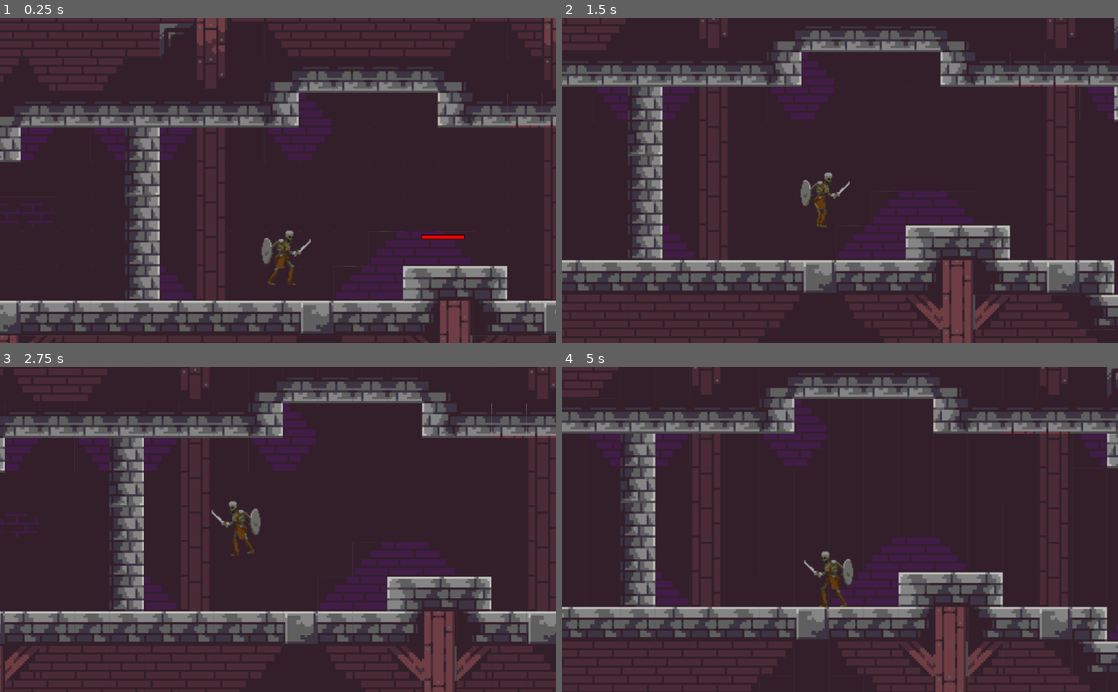
Above: before the commit, frames 1-4 (two rows, left to right).
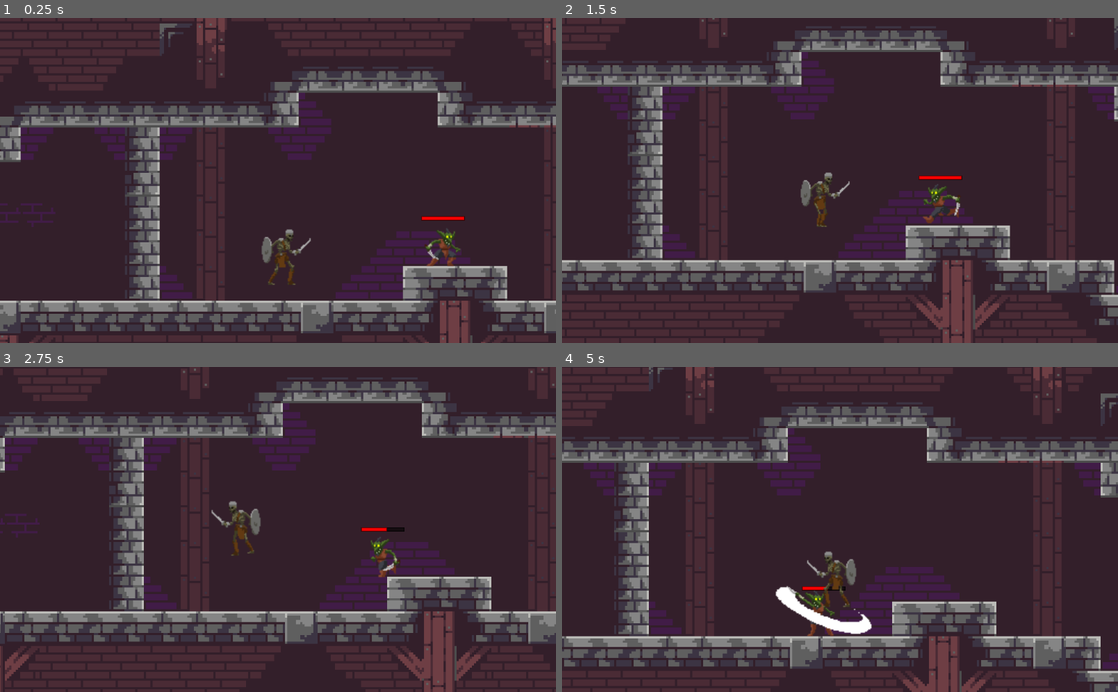
Above: after the commit, the same moments.

Repository: marcotmotta/rpg-godot
Game: Godot game, scene res://Map1.tscn
The game is run twice, just before and just after one commit, with the same random seed, the same clock (stepped at 60 frames per second) and the same inputs.
Inputs:
- Up to frame 1 (0.25 s): no input
- Up to frame 2 (1.5 s): hold D (right) from 0.53 s (still down); tap Space (attack) at 0.6 s; tap Up (up) at 0.77, 0.8, 1.07, 1.35 s
- Up to frame 3 (2.75 s): tap Up (up) at 1.52, 1.82, 2.3 s; tap Space (attack) at 1.55, 2.1 s; release D (right) at 2.03 s; hold A (left) from 2.03 s (still down)
- Up to frame 4 (5 s): release A (left) at 2.78 s; hold D (right) 2.78-4.28 s; tap Space (attack) at 2.85, 4.35 s; tap Up (up) at 3.02, 3.32, 3.6, 3.77, 4.07, 4.52, 4.82 s; hold A (left) from 4.28 s (still down)

The runs differ from the first frame. In frame 1, 0.8% of the frame differs, in the area x 0-100%, y 8-88%; in frame 2, 0.4%; in frame 3, 0.5%; in frame 4, 36%, in the area x 0-100%, y 0-100%.

Commit message:
solved enemy attack bug

Diff:
--- a/RPG/EnemyGoblin.tscn
+++ b/RPG/EnemyGoblin.tscn
@@ -27,194 +27,164 @@
 atlas = ExtResource( 1 )
 region = Rect2( 450, 0, 150, 150 )
 
+[sub_resource type="AtlasTexture" id=27]
+flags = 4
+atlas = ExtResource( 3 )
+region = Rect2( 0, 0, 150, 150 )
+
+[sub_resource type="AtlasTexture" id=28]
+flags = 4
+atlas = ExtResource( 3 )
+region = Rect2( 150, 0, 150, 150 )
+
+[sub_resource type="AtlasTexture" id=29]
+flags = 4
+atlas = ExtResource( 3 )
+region = Rect2( 300, 0, 150, 150 )
+
+[sub_resource type="AtlasTexture" id=30]
+flags = 4
+atlas = ExtResource( 3 )
+region = Rect2( 450, 0, 150, 150 )
+
+[sub_resource type="AtlasTexture" id=31]
+flags = 4
+atlas = ExtResource( 3 )
+region = Rect2( 600, 0, 150, 150 )
+
+[sub_resource type="AtlasTexture" id=32]
+flags = 4
+atlas = ExtResource( 3 )
+region = Rect2( 750, 0, 150, 150 )
+
+[sub_resource type="AtlasTexture" id=33]
+flags = 4
+atlas = ExtResource( 3 )
+region = Rect2( 900, 0, 150, 150 )
+
+[sub_resource type="AtlasTexture" id=34]
+flags = 4
+atlas = ExtResource( 3 )
+region = Rect2( 1050, 0, 150, 150 )
+
+[sub_resource type="AtlasTexture" id=19]
+flags = 4
+atlas = ExtResource( 5 )
+region = Rect2( 0, 0, 150, 150 )
+
+[sub_resource type="AtlasTexture" id=20]
+flags = 4
+atlas = ExtResource( 5 )
+region = Rect2( 150, 0, 150, 150 )
+
+[sub_resource type="AtlasTexture" id=21]
+flags = 4
+atlas = ExtResource( 5 )
+region = Rect2( 300, 0, 150, 150 )
+
+[sub_resource type="AtlasTexture" id=22]
+flags = 4
+atlas = ExtResource( 5 )
+region = Rect2( 450, 0, 150, 150 )
+
+[sub_resource type="AtlasTexture" id=23]
+flags = 4
+atlas = ExtResource( 4 )
+region = Rect2( 0, 0, 150, 150 )
+
+[sub_resource type="AtlasTexture" id=24]
+flags = 4
+atlas = ExtResource( 4 )
+region = Rect2( 150, 0, 150, 150 )
+
+[sub_resource type="AtlasTexture" id=25]
+flags = 4
+atlas = ExtResource( 4 )
+region = Rect2( 300, 0, 150, 150 )
+
 [sub_resource type="AtlasTexture" id=26]
 flags = 4
+atlas = ExtResource( 4 )
+region = Rect2( 450, 0, 150, 150 )
+
+[sub_resource type="AtlasTexture" id=5]
+flags = 4
 atlas = ExtResource( 6 )
 region = Rect2( 900, 0, 150, 150 )
 
-[sub_resource type="AtlasTexture" id=27]
+[sub_resource type="AtlasTexture" id=6]
 flags = 4
 atlas = ExtResource( 6 )
 region = Rect2( 1050, 0, 150, 150 )
 
-[sub_resource type="AtlasTexture" id=5]
-flags = 4
-atlas = ExtResource( 3 )
-region = Rect2( 0, 0, 150, 150 )
-
-[sub_resource type="AtlasTexture" id=6]
-flags = 4
-atlas = ExtResource( 3 )
-region = Rect2( 150, 0, 150, 150 )
-
 [sub_resource type="AtlasTexture" id=7]
 flags = 4
-atlas = ExtResource( 3 )
-region = Rect2( 300, 0, 150, 150 )
+atlas = ExtResource( 6 )
+region = Rect2( 0, 0, 150, 150 )
 
 [sub_resource type="AtlasTexture" id=8]
 flags = 4
-atlas = ExtResource( 3 )
-region = Rect2( 450, 0, 150, 150 )
+atlas = ExtResource( 6 )
+region = Rect2( 150, 0, 150, 150 )
 
 [sub_resource type="AtlasTexture" id=9]
 flags = 4
-atlas = ExtResource( 3 )
+atlas = ExtResource( 6 )
+region = Rect2( 300, 0, 150, 150 )
+
+[sub_resource type="AtlasTexture" id=10]
+flags = 4
+atlas = ExtResource( 6 )
+region = Rect2( 450, 0, 150, 150 )
+
+[sub_resource type="AtlasTexture" id=11]
+flags = 4
+atlas = ExtResource( 6 )
 region = Rect2( 600, 0, 150, 150 )
 
-[sub_resource type="AtlasTexture" id=10]
-flags = 4
-atlas = ExtResource( 3 )
+[sub_resource type="AtlasTexture" id=12]
+flags = 4
+atlas = ExtResource( 6 )
 region = Rect2( 750, 0, 150, 150 )
 
-[sub_resource type="AtlasTexture" id=11]
-flags = 4
-atlas = ExtResource( 3 )
-region = Rect2( 900, 0, 150, 150 )
-
-[sub_resource type="AtlasTexture" id=12]
-flags = 4
-atlas = ExtResource( 3 )
-region = Rect2( 1050, 0, 150, 150 )
-
-[sub_resource type="AtlasTexture" id=34]
-flags = 4
-atlas = ExtResource( 6 )
-region = Rect2( 0, 0, 150, 150 )
-
-[sub_resource type="AtlasTexture" id=35]
-flags = 4
-atlas = ExtResource( 6 )
-region = Rect2( 150, 0, 150, 150 )
-
-[sub_resource type="AtlasTexture" id=36]
-flags = 4
-atlas = ExtResource( 6 )
-region = Rect2( 300, 0, 150, 150 )
-
-[sub_resource type="AtlasTexture" id=37]
-flags = 4
-atlas = ExtResource( 6 )
-region = Rect2( 450, 0, 150, 150 )
-
-[sub_resource type="AtlasTexture" id=38]
-flags = 4
-atlas = ExtResource( 6 )
-region = Rect2( 600, 0, 150, 150 )
-
-[sub_resource type="AtlasTexture" id=39]
-flags = 4
-atlas = ExtResource( 6 )
-region = Rect2( 750, 0, 150, 150 )
-
-[sub_resource type="AtlasTexture" id=13]
-flags = 4
-atlas = ExtResource( 6 )
-region = Rect2( 0, 0, 150, 150 )
-
-[sub_resource type="AtlasTexture" id=14]
-flags = 4
-atlas = ExtResource( 6 )
-region = Rect2( 150, 0, 150, 150 )
-
-[sub_resource type="AtlasTexture" id=15]
-flags = 4
-atlas = ExtResource( 6 )
-region = Rect2( 300, 0, 150, 150 )
-
-[sub_resource type="AtlasTexture" id=16]
-flags = 4
-atlas = ExtResource( 6 )
-region = Rect2( 750, 0, 150, 150 )
-
-[sub_resource type="AtlasTexture" id=17]
-flags = 4
-atlas = ExtResource( 6 )
-region = Rect2( 900, 0, 150, 150 )
-
-[sub_resource type="AtlasTexture" id=18]
-flags = 4
-atlas = ExtResource( 5 )
-region = Rect2( 0, 0, 150, 150 )
-
-[sub_resource type="AtlasTexture" id=19]
-flags = 4
-atlas = ExtResource( 5 )
-region = Rect2( 150, 0, 150, 150 )
-
-[sub_resource type="AtlasTexture" id=20]
-flags = 4
-atlas = ExtResource( 5 )
-region = Rect2( 300, 0, 150, 150 )
-
-[sub_resource type="AtlasTexture" id=21]
-flags = 4
-atlas = ExtResource( 5 )
-region = Rect2( 450, 0, 150, 150 )
-
-[sub_resource type="AtlasTexture" id=22]
-flags = 4
-atlas = ExtResource( 4 )
-region = Rect2( 0, 0, 150, 150 )
-
-[sub_resource type="AtlasTexture" id=23]
-flags = 4
-atlas = ExtResource( 4 )
-region = Rect2( 150, 0, 150, 150 )
-
-[sub_resource type="AtlasTexture" id=24]
-flags = 4
-atlas = ExtResource( 4 )
-region = Rect2( 300, 0, 150, 150 )
-
-[sub_resource type="AtlasTexture" id=25]
-flags = 4
-atlas = ExtResource( 4 )
-region = Rect2( 450, 0, 150, 150 )
-
-[sub_resource type="SpriteFrames" id=26]
+[sub_resource type="SpriteFrames" id=13]
 animations = [ {
 "frames": [ SubResource( 1 ), SubResource( 2 ), SubResource( 3 ), SubResource( 4 ) ],
 "loop": true,
 "name": "idle",
 "speed": 5.0
 }, {
-"frames": [ SubResource( 26 ), SubResource( 27 ) ],
-"loop": true,
-"name": "attack2",
-"speed": 10.0
-}, {
-"frames": [ SubResource( 5 ), SubResource( 6 ), SubResource( 7 ), SubResource( 8 ), SubResource( 9 ), SubResource( 10 ), SubResource( 11 ), SubResource( 12 ) ],
+"frames": [ SubResource( 27 ), SubResource( 28 ), SubResource( 29 ), SubResource( 30 ), SubResource( 31 ), SubResource( 32 ), SubResource( 33 ), SubResource( 34 ) ],
 "loop": true,
 "name": "run",
 "speed": 10.0
 }, {
-"frames": [ SubResource( 34 ), SubResource( 35 ), SubResource( 36 ), SubResource( 37 ), SubResource( 38 ), SubResource( 39 ) ],
-"loop": true,
-"name": "attack1",
-"speed": 10.0
-}, {
-"frames": [ SubResource( 13 ), SubResource( 14 ), SubResource( 15 ), SubResource( 16 ) ],
+"frames": [ SubResource( 19 ), SubResource( 20 ), SubResource( 21 ), SubResource( 22 ) ],
+"loop": false,
+"name": "death",
+"speed": 5.0
+}, {
+"frames": [ SubResource( 23 ), SubResource( 24 ), SubResource( 25 ), SubResource( 26 ) ],
 "loop": false,
 "name": "hurt",
+"speed": 8.0
+}, {
+"frames": [ SubResource( 5 ), SubResource( 6 ) ],
+"loop": true,
+"name": "attack_step_2",
 "speed": 10.0
 }, {
-"frames": [ SubResource( 18 ), SubResource( 19 ), SubResource( 20 ), SubResource( 21 ) ],
-"loop": false,
-"name": "death",
-"speed": 6.0
-}, {
-"frames": [ SubResource( 22 ), SubResource( 23 ), SubResource( 24 ), SubResource( 25 ) ],
-"loop": false,
-"name": "hurt",
+"frames": [ SubResource( 7 ), SubResource( 8 ), SubResource( 9 ), SubResource( 10 ), SubResource( 11 ), SubResource( 12 ) ],
+"loop": true,
+"name": "attack_step_1",
 "speed": 10.0
 } ]
 
-[sub_resource type="CapsuleShape2D" id=27]
-radius = 12.8012
-height = 6.87852
-
-[sub_resource type="StyleBoxFlat" id=28]
+[sub_resource type="CapsuleShape2D" id=35]
+radius = 12.9429
+height = 5.61666
+
+[sub_resource type="StyleBoxFlat" id=14]
 bg_color = Color( 1, 0, 0, 1 )
 border_width_left = 1
 border_width_top = 1
@@ -249,22 +219,21 @@
 script = ExtResource( 2 )
 
 [node name="AnimatedSprite" type="AnimatedSprite" parent="."]
-frames = SubResource( 21 )
+frames = SubResource( 13 )
 animation = "idle"
-frame = 1
 playing = true
 
 [node name="CollisionShape2D" type="CollisionShape2D" parent="."]
-position = Vector2( 0, 10.283 )
-shape = SubResource( 27 )
+position = Vector2( -0.0277252, 10.4842 )
+shape = SubResource( 35 )
 
 [node name="HealthBar" type="ProgressBar" parent="."]
 margin_left = -20.0
 margin_top = -20.0
 margin_right = 20.0
 margin_bottom = -16.0
-custom_styles/fg = SubResource( 28 )
-custom_styles/bg = SubResource( 29 )
+custom_styles/fg = SubResource( 14 )
+custom_styles/bg = SubResource( 15 )
 value = 100.0
 percent_visible = false
 __meta__ = {
@@ -275,21 +244,22 @@
 
 [node name="CollisionShape2D" type="CollisionShape2D" parent="VisionRange"]
 rotation = 1.5708
-shape = SubResource( 30 )
+shape = SubResource( 16 )
 
 [node name="AttackRange" type="Area2D" parent="."]
 
 [node name="CollisionShape2D" type="CollisionShape2D" parent="AttackRange"]
 position = Vector2( 28.492, 9.961 )
-shape = SubResource( 33 )
+shape = SubResource( 17 )
 
 [node name="AttackDamage" type="Area2D" parent="."]
 
 [node name="CollisionShape2D" type="CollisionShape2D" parent="AttackDamage"]
 position = Vector2( 28.4922, 9.9607 )
-shape = SubResource( 32 )
+shape = SubResource( 18 )
 disabled = true
 [connection signal="animation_finished" from="AnimatedSprite" to="." method="_on_AnimatedSprite_animation_finished"]
 [connection signal="body_entered" from="VisionRange" to="." method="_on_VisionRange_body_entered"]
 [connection signal="body_exited" from="VisionRange" to="." method="_on_VisionRange_body_exited"]
 [connection signal="body_entered" from="AttackRange" to="." method="_on_AttackRange_body_entered"]
+[connection signal="body_entered" from="AttackDamage" to="." method="_on_AttackDamage_body_entered"]
--- a/RPG/Player.tscn
+++ b/RPG/Player.tscn
@@ -8,6 +8,7 @@
 [ext_resource path="res://sounds/player/attack.wav" type="AudioStream" id=6]
 [ext_resource path="res://assets/characters/Player/Shield.png" type="Texture" id=7]
 [ext_resource path="res://assets/characters/Player/Death.png" type="Texture" id=8]
+[ext_resource path="res://assets/characters/Player/Take Hit.png" type="Texture" id=9]
 
 [sub_resource type="AtlasTexture" id=1]
 flags = 4
@@ -29,129 +30,154 @@
 atlas = ExtResource( 1 )
 region = Rect2( 450, 0, 150, 150 )
 
+[sub_resource type="AtlasTexture" id=5]
+flags = 4
+atlas = ExtResource( 3 )
+region = Rect2( 150, 0, 150, 150 )
+
+[sub_resource type="AtlasTexture" id=6]
+flags = 4
+atlas = ExtResource( 3 )
+region = Rect2( 300, 0, 150, 150 )
+
+[sub_resource type="AtlasTexture" id=7]
+flags = 4
+atlas = ExtResource( 3 )
+region = Rect2( 750, 0, 150, 150 )
+
+[sub_resource type="AtlasTexture" id=8]
+flags = 4
+atlas = ExtResource( 7 )
+region = Rect2( 0, 0, 150, 150 )
+
+[sub_resource type="AtlasTexture" id=9]
+flags = 4
+atlas = ExtResource( 7 )
+region = Rect2( 150, 0, 150, 150 )
+
+[sub_resource type="AtlasTexture" id=10]
+flags = 4
+atlas = ExtResource( 7 )
+region = Rect2( 300, 0, 150, 150 )
+
 [sub_resource type="AtlasTexture" id=11]
 flags = 4
-atlas = ExtResource( 3 )
-region = Rect2( 150, 0, 150, 150 )
+atlas = ExtResource( 7 )
+region = Rect2( 450, 0, 150, 150 )
 
 [sub_resource type="AtlasTexture" id=12]
 flags = 4
-atlas = ExtResource( 3 )
-region = Rect2( 300, 0, 150, 150 )
+atlas = ExtResource( 4 )
+region = Rect2( 0, 0, 150, 150 )
 
 [sub_resource type="AtlasTexture" id=13]
 flags = 4
-atlas = ExtResource( 3 )
-region = Rect2( 750, 0, 150, 150 )
+atlas = ExtResource( 4 )
+region = Rect2( 150, 0, 150, 150 )
+
+[sub_resource type="AtlasTexture" id=14]
+flags = 4
+atlas = ExtResource( 4 )
+region = Rect2( 300, 0, 150, 150 )
+
+[sub_resource type="AtlasTexture" id=15]
+flags = 4
+atlas = ExtResource( 4 )
+region = Rect2( 450, 0, 150, 150 )
+
+[sub_resource type="AtlasTexture" id=16]
+flags = 4
+atlas = ExtResource( 3 )
+region = Rect2( 900, 0, 150, 150 )
 
 [sub_resource type="AtlasTexture" id=17]
 flags = 4
-atlas = ExtResource( 7 )
-region = Rect2( 0, 0, 150, 150 )
+atlas = ExtResource( 3 )
+region = Rect2( 1050, 0, 150, 150 )
 
 [sub_resource type="AtlasTexture" id=18]
 flags = 4
-atlas = ExtResource( 7 )
-region = Rect2( 150, 0, 150, 150 )
+atlas = ExtResource( 8 )
+region = Rect2( 0, 0, 150, 150 )
 
 [sub_resource type="AtlasTexture" id=19]
 flags = 4
-atlas = ExtResource( 7 )
-region = Rect2( 300, 0, 150, 150 )
+atlas = ExtResource( 8 )
+region = Rect2( 150, 0, 150, 150 )
 
 [sub_resource type="AtlasTexture" id=20]
 flags = 4
-atlas = ExtResource( 7 )
-region = Rect2( 450, 0, 150, 150 )
-
-[sub_resource type="AtlasTexture" id=9]
-flags = 4
-atlas = ExtResource( 3 )
-region = Rect2( 900, 0, 150, 150 )
-
-[sub_resource type="AtlasTexture" id=10]
-flags = 4
-atlas = ExtResource( 3 )
-region = Rect2( 1050, 0, 150, 150 )
-
-[sub_resource type="AtlasTexture" id=5]
-flags = 4
-atlas = ExtResource( 4 )
-region = Rect2( 0, 0, 150, 150 )
-
-[sub_resource type="AtlasTexture" id=6]
-flags = 4
-atlas = ExtResource( 4 )
-region = Rect2( 150, 0, 150, 150 )
-
-[sub_resource type="AtlasTexture" id=7]
-flags = 4
-atlas = ExtResource( 4 )
-region = Rect2( 300, 0, 150, 150 )
-
-[sub_resource type="AtlasTexture" id=8]
-flags = 4
-atlas = ExtResource( 4 )
-region = Rect2( 450, 0, 150, 150 )
+atlas = ExtResource( 8 )
+region = Rect2( 300, 0, 150, 150 )
 
 [sub_resource type="AtlasTexture" id=21]
 flags = 4
 atlas = ExtResource( 8 )
-region = Rect2( 0, 0, 150, 150 )
-
-[sub_resource type="AtlasTexture" id=22]
-flags = 4
-atlas = ExtResource( 8 )
-region = Rect2( 150, 0, 150, 150 )
-
-[sub_resource type="AtlasTexture" id=23]
-flags = 4
-atlas = ExtResource( 8 )
-region = Rect2( 300, 0, 150, 150 )
-
-[sub_resource type="AtlasTexture" id=24]
-flags = 4
-atlas = ExtResource( 8 )
-region = Rect2( 450, 0, 150, 150 )
-
-[sub_resource type="SpriteFrames" id=14]
+region = Rect2( 450, 0, 150, 150 )
+
+[sub_resource type="AtlasTexture" id=25]
+flags = 4
+atlas = ExtResource( 9 )
+region = Rect2( 0, 0, 150, 150 )
+
+[sub_resource type="AtlasTexture" id=26]
+flags = 4
+atlas = ExtResource( 9 )
+region = Rect2( 150, 0, 150, 150 )
+
+[sub_resource type="AtlasTexture" id=27]
+flags = 4
+atlas = ExtResource( 9 )
+region = Rect2( 300, 0, 150, 150 )
+
+[sub_resource type="AtlasTexture" id=28]
+flags = 4
+atlas = ExtResource( 9 )
+region = Rect2( 450, 0, 150, 150 )
+
+[sub_resource type="SpriteFrames" id=22]
 animations = [ {
 "frames": [ SubResource( 1 ), SubResource( 2 ), SubResource( 3 ), SubResource( 4 ) ],
 "loop": true,
 "name": "idle",
 "speed": 5.0
 }, {
-"frames": [ SubResource( 11 ), SubResource( 12 ), SubResource( 13 ), SubResource( 12 ) ],
+"frames": [ SubResource( 5 ), SubResource( 6 ), SubResource( 7 ), SubResource( 6 ) ],
 "loop": true,
 "name": "attack_step_01",
 "speed": 10.0
 }, {
-"frames": [ SubResource( 17 ), SubResource( 18 ), SubResource( 19 ), SubResource( 20 ) ],
+"frames": [ SubResource( 8 ), SubResource( 9 ), SubResource( 10 ), SubResource( 11 ) ],
 "loop": true,
 "name": "block",
 "speed": 5.0
 }, {
-"frames": [ SubResource( 9 ), SubResource( 10 ) ],
+"frames": [ SubResource( 12 ), SubResource( 13 ), SubResource( 14 ), SubResource( 15 ) ],
+"loop": true,
+"name": "run",
+"speed": 10.0
+}, {
+"frames": [ SubResource( 16 ), SubResource( 17 ) ],
 "loop": true,
 "name": "attack_step_02",
 "speed": 10.0
 }, {
-"frames": [ SubResource( 5 ), SubResource( 6 ), SubResource( 7 ), SubResource( 8 ) ],
-"loop": true,
-"name": "run",
-"speed": 10.0
-}, {
-"frames": [ SubResource( 21 ), SubResource( 22 ), SubResource( 23 ), SubResource( 24 ) ],
-"loop": true,
+"frames": [ SubResource( 18 ), SubResource( 19 ), SubResource( 20 ), SubResource( 21 ) ],
+"loop": false,
 "name": "death",
 "speed": 5.0
+}, {
+"frames": [ SubResource( 25 ), SubResource( 26 ), SubResource( 27 ), SubResource( 28 ) ],
+"loop": false,
+"name": "hurt",
+"speed": 8.0
 } ]
 
-[sub_resource type="CapsuleShape2D" id=15]
+[sub_resource type="CapsuleShape2D" id=23]
 radius = 14.0
 height = 24.0
 
-[sub_resource type="CircleShape2D" id=16]
+[sub_resource type="CircleShape2D" id=24]
 radius = 26.0
 
 [node name="Player" type="KinematicBody2D" groups=[
@@ -161,15 +187,15 @@
 script = ExtResource( 2 )
 
 [node name="AnimatedSprite" type="AnimatedSprite" parent="."]
-frames = SubResource( 14 )
-animation = "death"
+frames = SubResource( 22 )
+animation = "idle"
 frame = 3
 playing = true
 
 [node name="CollisionShape2D" type="CollisionShape2D" parent="." groups=[
 "Player",
 ]]
-shape = SubResource( 15 )
+shape = SubResource( 23 )
 
 [node name="Camera2D" type="Camera2D" parent="."]
 visible = false
--- a/RPG/scripts/enemy_goblin.gd
+++ b/RPG/scripts/enemy_goblin.gd
@@ -75,17 +75,17 @@
 
 func _on_AnimatedSprite_animation_finished():
 	if $AnimatedSprite.animation == 'hurt':
-		$AttackRange/CollisionShape2D.set_deferred('disabled', false)
-		$VisionRange/CollisionShape2D.set_deferred('disabled', false)
 		state = IDLE
 		$AnimatedSprite.play("idle")
+		$VisionRange/CollisionShape2D.set_deferred('disabled', false)
+		$AttackRange/CollisionShape2D.set_deferred('disabled', false)
 	elif $AnimatedSprite.animation == 'death':
 		$HealthBar.visible = false
 		state = DEAD
-	elif $AnimatedSprite.animation == 'attack1':
-		$AnimatedSprite.play("attack2")
+	elif $AnimatedSprite.animation == 'attack_step_1':
+		$AnimatedSprite.play("attack_step_2")
 		$AttackDamage/CollisionShape2D.disabled = false
-	elif $AnimatedSprite.animation == 'attack2':
+	elif $AnimatedSprite.animation == 'attack_step_2':
 		$AttackDamage/CollisionShape2D.disabled = true
 		state = IDLE
 		$AnimatedSprite.play("idle")
@@ -118,13 +118,17 @@
 func _on_AttackRange_body_entered(body):
 	if body.is_in_group("Player"):
 		state = ATTACK
-		$AnimatedSprite.play("attack1")
+		$AnimatedSprite.play("attack_step_1")
 
 func _on_VisionRange_body_entered(body):
-	if body.is_in_group('Player'):
+	if body.is_in_group('Player') and state != ATTACK:
 		state = MOVE
 
 func _on_VisionRange_body_exited(body):
 	if state != DEAD and state != HURT:
 		state = IDLE
 		$AnimatedSprite.play("idle")
+
+func _on_AttackDamage_body_entered(body):
+	if(body.is_in_group('Player')):
+		body.take_damage(damage)
--- a/RPG/scripts/player.gd
+++ b/RPG/scripts/player.gd
@@ -42,18 +42,15 @@
 			if block:
 				$AnimatedSprite.play("block")
 				blocking  = true
-
 			else:
 				if jump and is_on_floor():
 					velocity.y = jump_speed
 					jumping = true
-
 				if right or left:
 					velocity.x += facing * run_speed
 					$AnimatedSprite.set_flip_h(facing < 0)
 					$AttackRange/CollisionShape2D.position.x = facing * abs($AttackRange/CollisionShape2D.position.x)
 					$AnimatedSprite.play("run")
-
 				else:
 					$AnimatedSprite.play("idle")
 
@@ -82,6 +79,7 @@
 		if health > 0:
 			$AnimatedSprite.play("hurt")
 			taking_damage = true
+			attacking = false
 
 		else:
 			$AnimatedSprite.play("death")
Not shown: 2 places in RPG/EnemyGoblin.tscn that only renumber resources
Not shown: 2 places in RPG/Player.tscn that only renumber resources
Not shown, added: RPG/assets/characters/Enemies/Goblin/Attack.png.import
Not shown, added: RPG/assets/characters/Enemies/Goblin/Death.png.import
Not shown, added: RPG/assets/characters/Enemies/Goblin/Idle.png.import
Not shown, added: RPG/assets/characters/Enemies/Goblin/Run.png.import
Not shown, added: RPG/assets/characters/Enemies/Goblin/Take Hit.png.import
Not shown, added: RPG/assets/characters/Player/Attack.png.import
Not shown, added: RPG/assets/characters/Player/Death.png.import
Not shown, added: RPG/assets/characters/Player/Idle.png.import
Not shown, added: RPG/assets/characters/Player/Shield.png.import
Not shown, added: RPG/assets/characters/Player/Take Hit.png.import
(and 21 more such lines)
